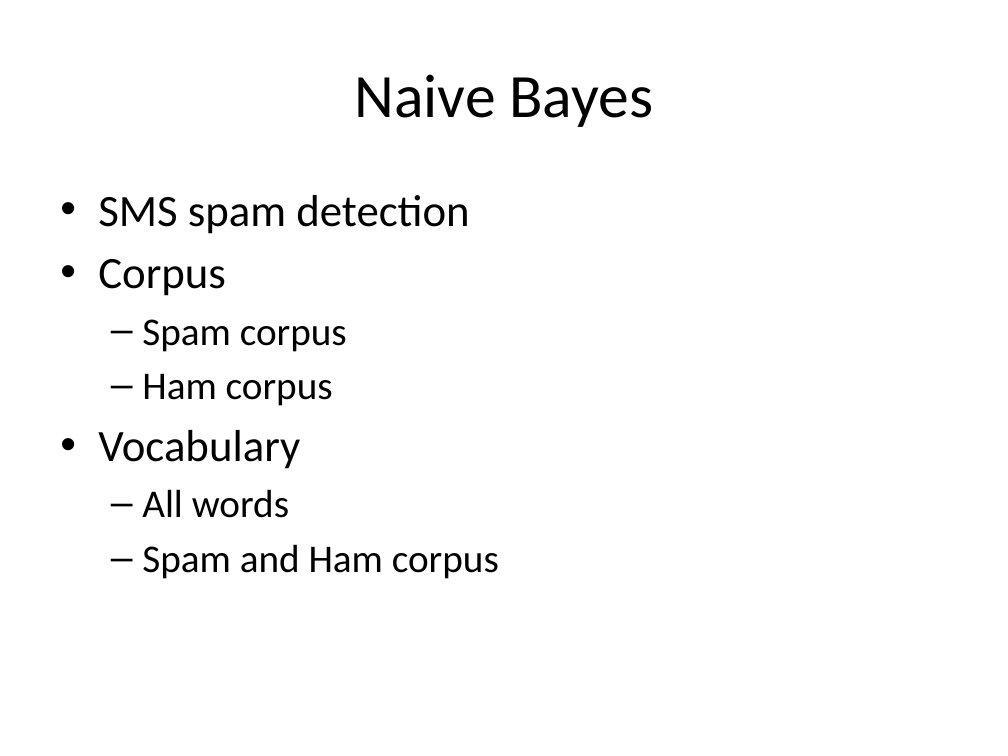
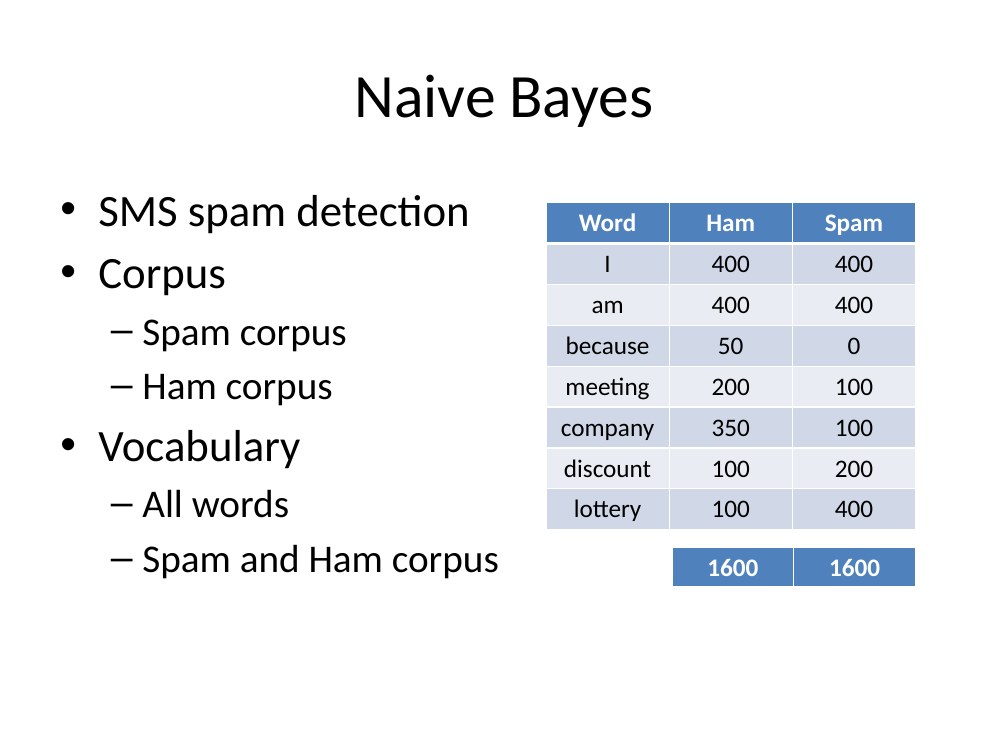
Before and after one commit to look4pritam/ArtificialIntelligence, a slide deck: slide 11 of MachineLearning/NaiveBayes/NaiveBayes.pptx. Drawn at 1008x756 pixels with LibreOffice and Linux fonts; fonts in the diff are those of the drawing. Boxes give left, top, right and bottom in pixels: in the first picture for what was removed or moved away, otherwise in the second. Text is boxed around its words. In the diff, an @@ line names an element or a change of style, - is before the commit and + after.

```diff
--- a/MachineLearning/NaiveBayes/NaiveBayes.pptx
+++ b/MachineLearning/NaiveBayes/NaiveBayes.pptx
@@ table added at box(546, 203, 915, 529), 8 rows, 3 columns @@
+Word | Ham | Spam
+I | 400 | 400
+am | 400 | 400
+because | 50 | 0
+meeting | 200 | 100
+company | 350 | 100
+discount | 100 | 200
+lottery | 100 | 400
@@ table added at box(672, 547, 916, 589), 1 rows, 2 columns @@
+1600 | 1600
```
Also in this commit, not shown: 1 other slide changed, 8 slides added, 1 slide removed.
